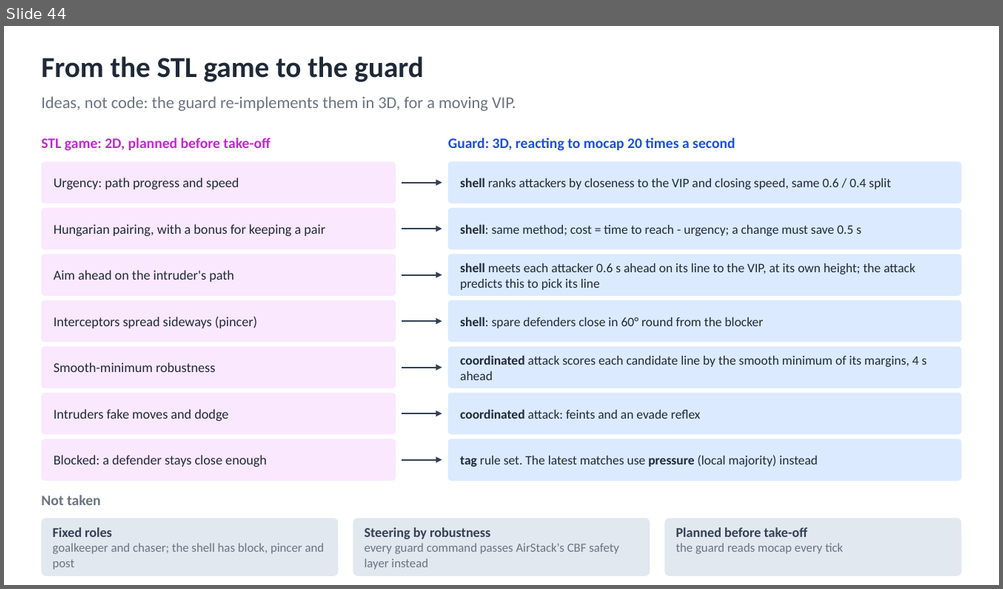
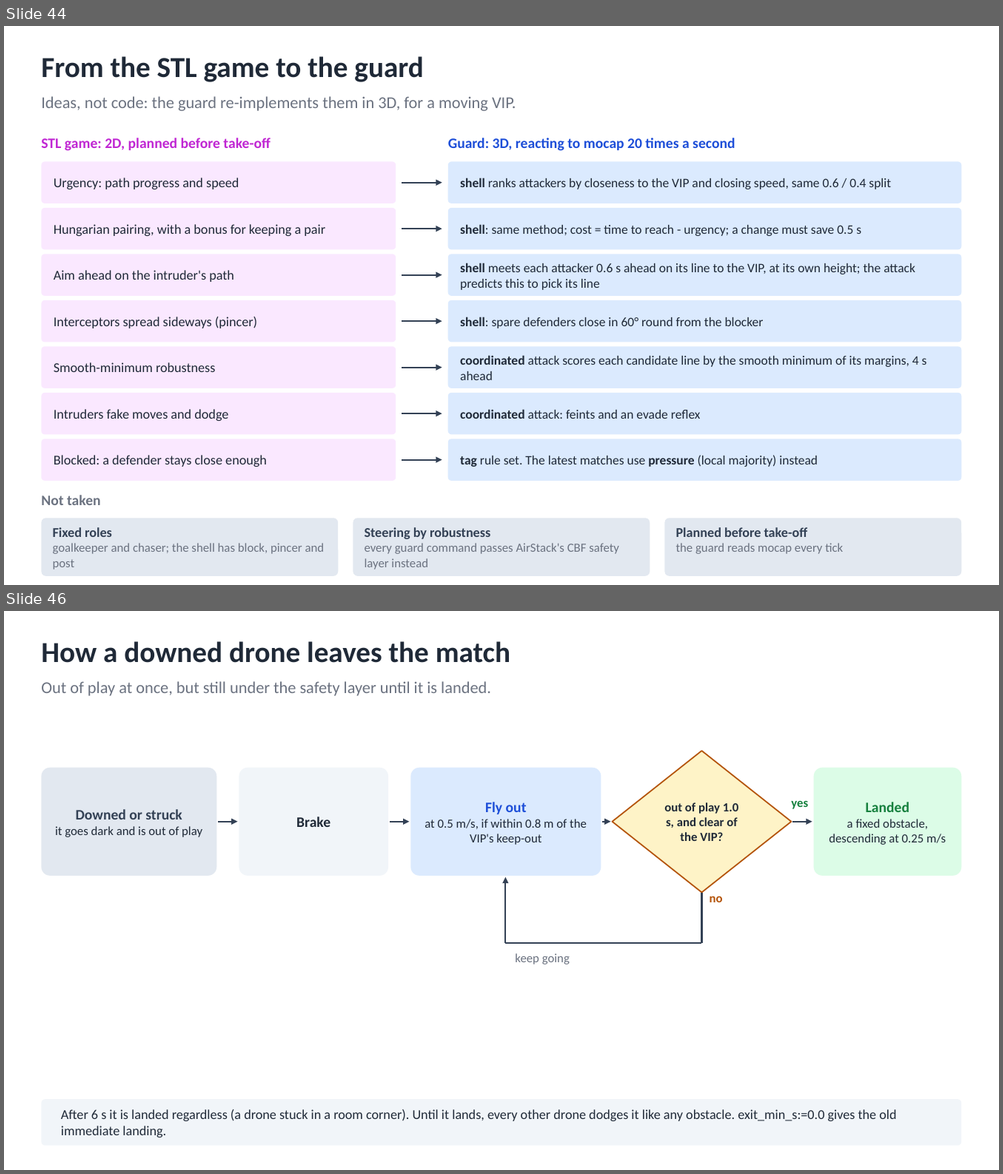
Before and after one commit to AI-DA-STC/CrazySwarm2-with-Mocap_Strike-and-Guard, a slide deck: docs/diagrams/strike-and-guard-diagrams.pptx. Shown one above the other, each under a label of ours: slide 44 before the commit, slides 44 and 46 after it; the slides between them are not shown. The pictures are 1003x589 and 1003x1174 pixels, drawn with LibreOffice and Linux fonts; fonts in the diff are those of the drawing. Boxes give left, top, right and bottom in pixels: in the first picture for what was removed or moved away, otherwise in the second. Text is boxed around its words. In the diff, an @@ line names an element or a change of style, - is before the commit and + after.

```diff
--- a/docs/diagrams/strike-and-guard-diagrams.pptx
+++ b/docs/diagrams/strike-and-guard-diagrams.pptx
@@ slide 46 added at bbox=[4, 611, 999, 1170], background #FFFFFF @@
@@ text added at bbox=[41, 641, 510, 663], 28 pt, text #1F2937, bold @@
+How a downed drone leaves the match
@@ text added at bbox=[41, 681, 491, 696], 16 pt, text #6B7280 @@
+Out of play at once, but still under the safety layer until it is landed.
@@ diamond added at bbox=[612, 752, 791, 893], fill #FEF3C7, outline #B45309 1.25 pt, 12 pt, text #1F2937, bold @@
+out of play 1.0 s, and clear of the VIP?
@@ rounded rectangle added at bbox=[41, 768, 216, 876], fill #E2E8F0, 12 pt, text #1F2937 @@
+Downed or struck
+it goes dark and is out of play
@@ rounded rectangle added at bbox=[239, 768, 388, 876], fill #F1F5F9, 14 pt, text #1F2937, bold @@
+Brake
@@ rounded rectangle added at bbox=[410, 768, 601, 876], fill #DBEAFE, 12 pt, text #1F2937 @@
+Fly out
+at 0.5 m/s, if within 0.8 m of the VIP's keep-out
@@ rounded rectangle added at bbox=[814, 768, 962, 876], fill #DCFCE7, 12 pt, text #1F2937 @@
+Landed
+a fixed obstacle, descending at 0.25 m/s
@@ text added at bbox=[791, 800, 808, 809], 12 pt, text #15803D, bold @@
+yes
@@ arrow added from (218, 822) to (238, 822), #334155 1.5 pt @@
@@ arrow added from (390, 822) to (409, 822), #334155 1.5 pt @@
@@ arrow added from (603, 822) to (611, 822), #334155 1.5 pt @@
@@ arrow added from (793, 822) to (812, 822), #334155 1.5 pt @@
@@ arrow added from (506, 943) to (506, 877), #334155 1.5 pt @@
@@ line added from (702, 894) to (702, 943), #334155 1.5 pt @@
@@ text added at bbox=[709, 896, 723, 903], 12 pt, text #B45309, bold @@
+no
@@ line added from (702, 943) to (506, 943), #334155 1.5 pt @@
@@ text added at bbox=[515, 954, 569, 965], 12 pt, text #6B7280 @@
+keep going
@@ rounded rectangle added at bbox=[41, 1099, 962, 1146], fill #F1F5F9, 13 pt, text #1F2937 @@
+After 6 s it is landed regardless (a drone stuck in a room corner). Until it lands, every other drone dodges it like any obstacle. exit_min_s:=0.0 gives the old immediate landing.
```
Also in this commit, not shown: 4 slides changed, 7 other slides added, 51 other files.
